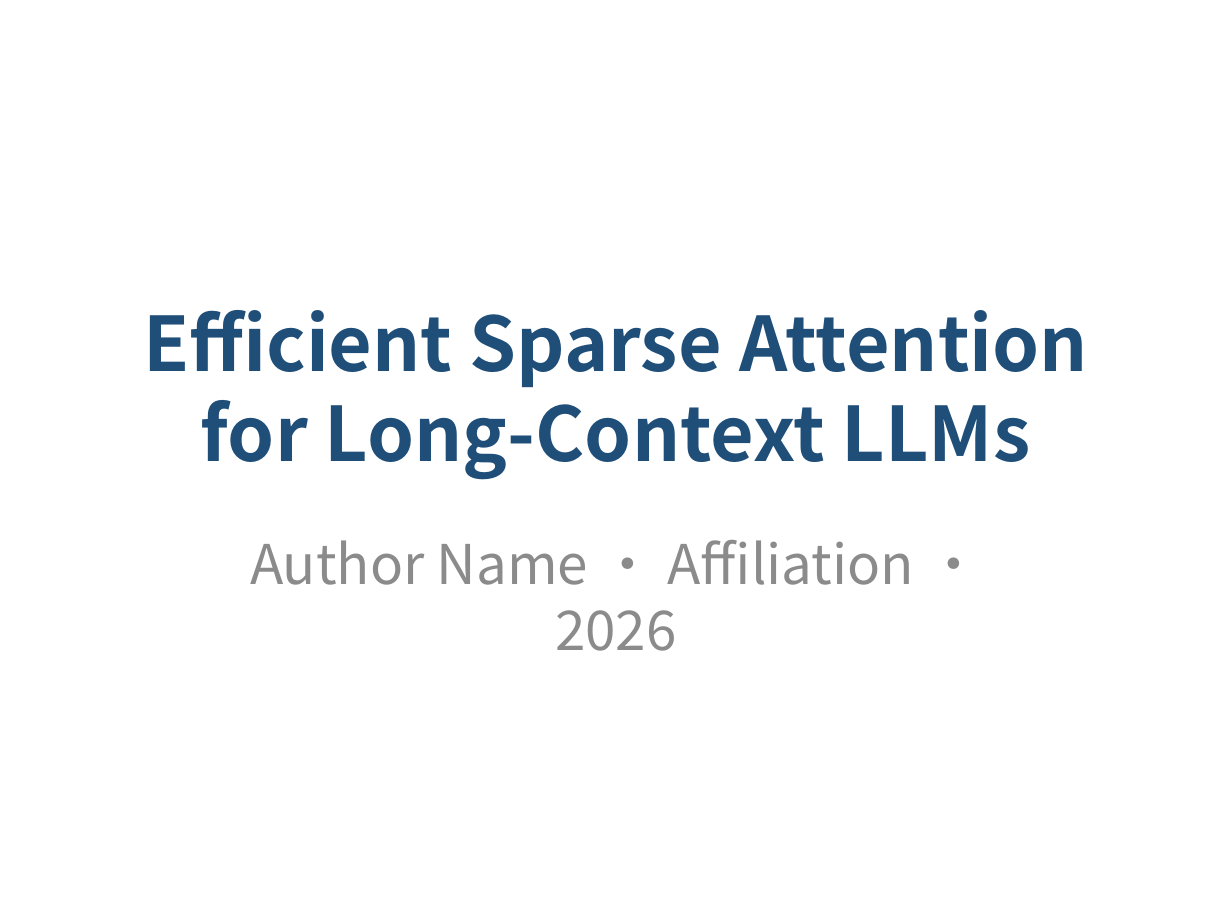
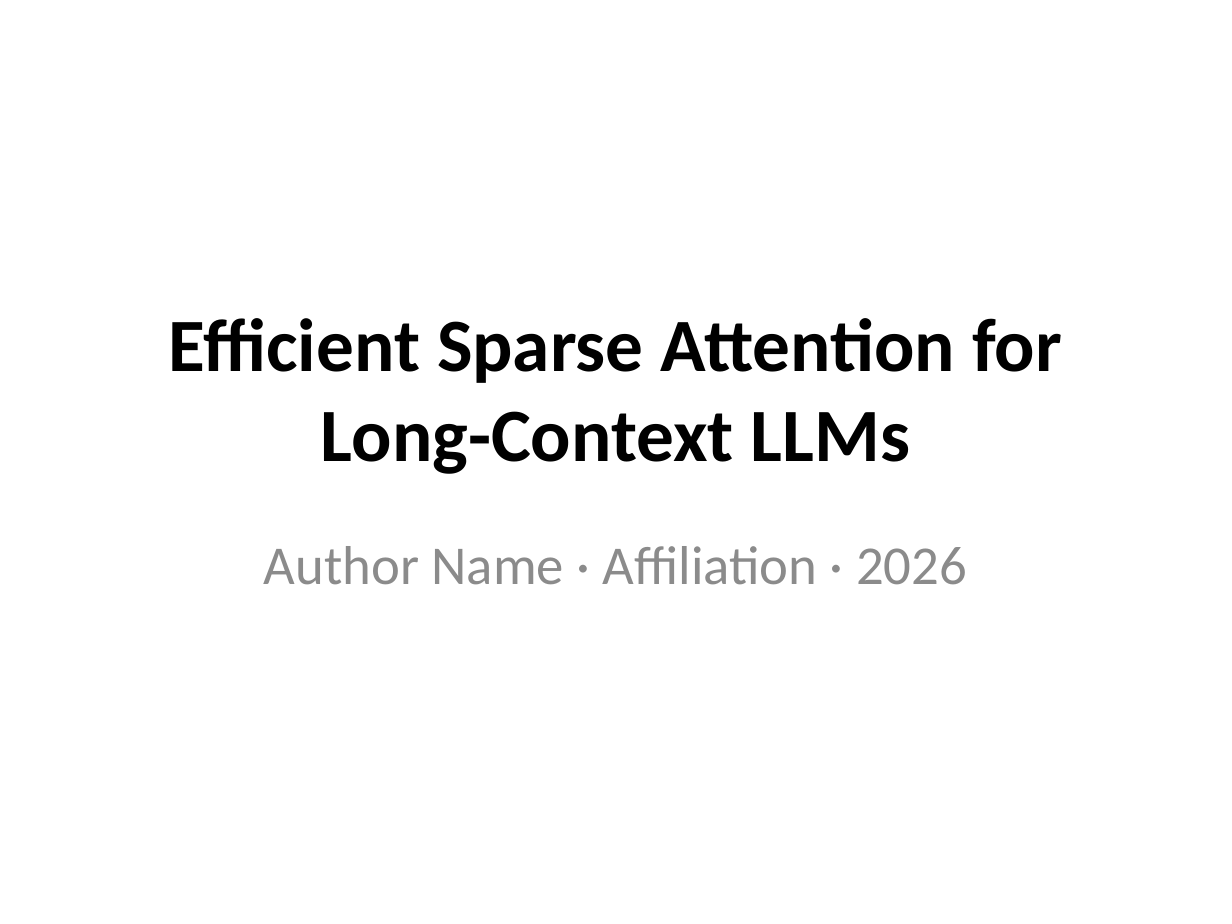
Before and after one commit to 18682922316/SlideForge, a slide deck: slide 1 of output/weekly-report.pptx. Drawn at 1232x924 pixels with LibreOffice and Linux fonts; fonts in the diff are those of the drawing. Boxes give left, top, right and bottom in pixels: in the first picture for what was removed or moved away, otherwise in the second. Text is boxed around its words. In the diff, an @@ line names an element or a change of style, - is before the commit and + after.

```diff
--- a/output/weekly-report.pptx
+++ b/output/weekly-report.pptx
@@ title "Efficient Sparse Attention for Long-Context ..." at box(169, 318, 1062, 474): font Noto Sans CJK SC to Calibri, text colour #1F4E79 to #000000 @@
@@ subtitle "Author Name · Affiliation · ..." at box(264, 546, 967, 585): font Noto Sans CJK SC to Calibri @@
```
Also in this commit, not shown: 5 other slides changed, 1 slide added, 1 slide removed, 3 other files.
